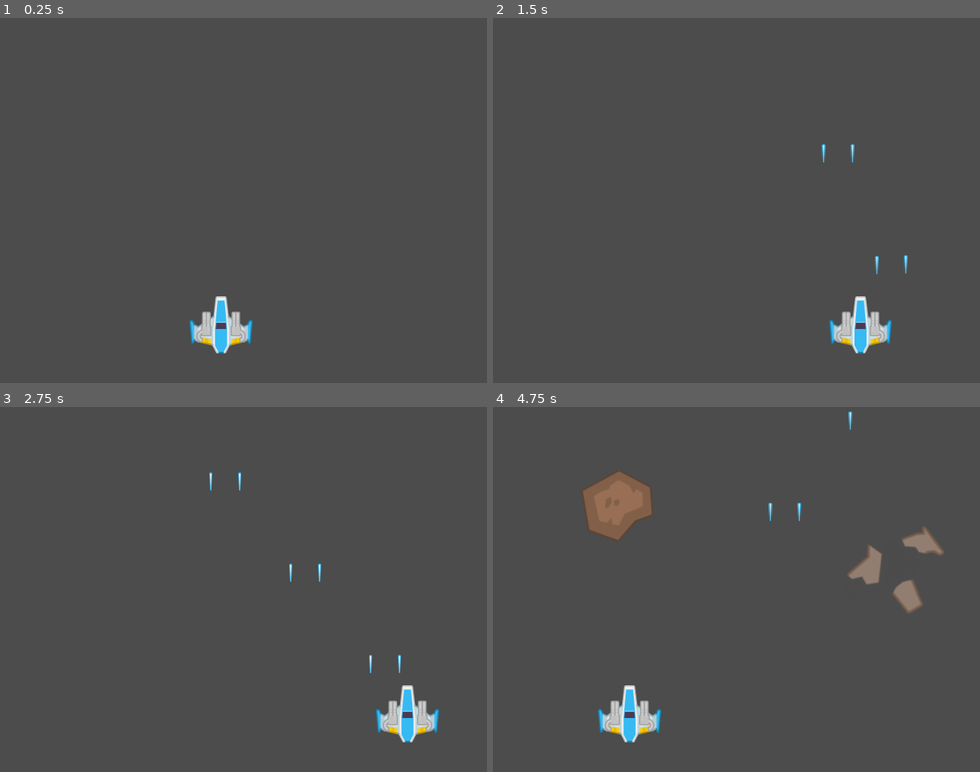
Above: before the commit, frames 1-4 (two rows, left to right).
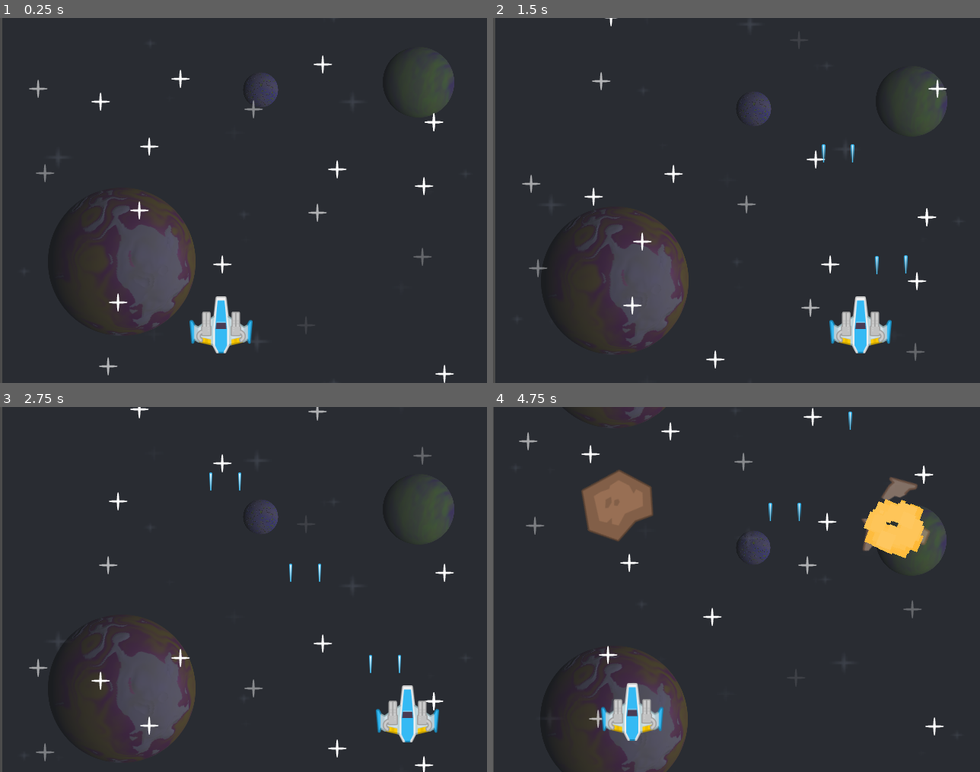
Above: after the commit, the same moments.

Repository: magnoDev/spaceshooter
Game: Godot game, scene res://scenes/main.tscn
Same seed, same stepped clock (60 frames per second), same inputs: the game is played once before the commit and once after it.
Inputs:
- Up to frame 1 (0.25 s): no input
- Up to frame 2 (1.5 s): hold Right (direita) 0.53-1.28 s; hold Space (tiro) 0.53-1.28 s; hold Left (esquerda) from 1.28 s (still down); tap Space (tiro) at 1.35 s
- Up to frame 3 (2.75 s): release Left (esquerda) at 2.03 s; hold Right (direita) from 2.03 s (still down); hold Space (tiro) from 2.03 s (still down)
- Up to frame 4 (4.75 s): release Space (tiro) at 2.78 s; tap Space (tiro) at 2.85, 4.35 s; release Right (direita) at 3.53 s; hold Space (tiro) 3.53-4.28 s; hold Left (esquerda) from 3.53 s (still down)

The runs differ from the first frame. In frame 1, 93% of the frame differs, in the area x 0-100%, y 0-100%; in frame 2, 93%; in frame 3, 93%; in frame 4, 94%.
Error after the commit: Invalid type in function 'play' in base 'AudioStreamPlayer'. Cannot convert argument 1 from String to float. (res://scripts/tiro.gd:10)

Commit message:
Implementando novos efeitos ao jogo

Diff:
--- /dev/null
+++ b/default_bus_layout.tres
@@ -0,0 +1,8 @@
+[gd_resource type="AudioBusLayout" load_steps=2 format=2]
+
+[sub_resource type="AudioEffectRecord" id=3]
+resource_name = "Record"
+
+[resource]
+bus/0/effect/0/effect = SubResource( 3 )
+bus/0/effect/0/enabled = true
--- a/scenes/main.tscn
+++ b/scenes/main.tscn
@@ -1,11 +1,164 @@
-[gd_scene load_steps=3 format=2]
+[gd_scene load_steps=12 format=2]
 
-[ext_resource path="res://scenes/nave.tscn" type="PackedScene" id=1]
-[ext_resource path="res://scenes/gerador_meteoros.tscn" type="PackedScene" id=2]
+[ext_resource path="res://scenes/gerador_meteoros.tscn" type="PackedScene" id=1]
+[ext_resource path="res://scenes/paralax_camera.gd" type="Script" id=2]
+[ext_resource path="res://scenes/nave.tscn" type="PackedScene" id=3]
+[ext_resource path="res://sprites/Backgrounds/blue.png" type="Texture" id=4]
+[ext_resource path="res://sprites/Planet-OGA-pack/Planet2_7.png" type="Texture" id=5]
+[ext_resource path="res://sprites/Planet-OGA-pack/Planet2_15.png" type="Texture" id=6]
+[ext_resource path="res://sprites/Planet-OGA-pack/Planet2_40.png" type="Texture" id=7]
+[ext_resource path="res://sprites/Planet-OGA-pack/Planet_31.png" type="Texture" id=8]
+[ext_resource path="res://sprites/Planet-OGA-pack/Planet_43.png" type="Texture" id=9]
+[ext_resource path="res://sprites/Planet-OGA-pack/Planet_59.png" type="Texture" id=10]
+[ext_resource path="res://sprites/Effects/star1.png" type="Texture" id=11]
 
-[node name="main" type="Node"]
+[node name="main" type="CanvasLayer"]
 
-[node name="nave" parent="." instance=ExtResource( 1 )]
+[node name="gerador_meteoros" parent="." instance=ExtResource( 1 )]
+
+[node name="camera" type="Camera2D" parent="."]
+anchor_mode = 0
+current = true
+script = ExtResource( 2 )
+
+[node name="nave" parent="camera" instance=ExtResource( 3 )]
 position = Vector2( 291.59, 404.967 )
 
-[node name="gerador_meteoros" parent="." instance=ExtResource( 2 )]
+[node name="ParallaxBackground" type="ParallaxBackground" parent="."]
+
+[node name="estrelas2" type="ParallaxLayer" parent="ParallaxBackground"]
+show_behind_parent = true
+motion_scale = Vector2( 0.5, 0.5 )
+motion_mirroring = Vector2( 0, 480 )
+
+[node name="Sprite" type="Sprite" parent="ParallaxBackground/estrelas2"]
+position = Vector2( 324.5, 245.5 )
+scale = Vector2( 2.51172, 1.92578 )
+texture = ExtResource( 4 )
+
+[node name="planetas" type="ParallaxLayer" parent="ParallaxBackground"]
+motion_scale = Vector2( 0.2, 0.2 )
+motion_mirroring = Vector2( 0, 480 )
+
+[node name="Sprite" type="Sprite" parent="ParallaxBackground/planetas"]
+modulate = Color( 1, 1, 1, 0.352941 )
+position = Vector2( 159.899, 315.321 )
+scale = Vector2( 0.306244, 0.306244 )
+texture = ExtResource( 5 )
+
+[node name="Sprite2" type="Sprite" parent="ParallaxBackground/planetas"]
+modulate = Color( 1, 1, 1, 0.352941 )
+position = Vector2( 334.758, 1380.73 )
+scale = Vector2( 0.177585, 0.177585 )
+texture = ExtResource( 6 )
+
+[node name="Sprite3" type="Sprite" parent="ParallaxBackground/planetas"]
+modulate = Color( 1, 1, 1, 0.352941 )
+position = Vector2( 342.672, 89.4541 )
+scale = Vector2( 0.0716295, 0.0716295 )
+texture = ExtResource( 7 )
+
+[node name="Sprite4" type="Sprite" parent="ParallaxBackground/planetas"]
+modulate = Color( 1, 1, 1, 0.352941 )
+position = Vector2( 618.709, 1058.9 )
+scale = Vector2( 0.268403, 0.268403 )
+texture = ExtResource( 8 )
+
+[node name="Sprite5" type="Sprite" parent="ParallaxBackground/planetas"]
+modulate = Color( 1, 1, 1, 0.352941 )
+position = Vector2( 550.154, 79.3481 )
+scale = Vector2( 0.147312, 0.147312 )
+texture = ExtResource( 9 )
+
+[node name="Sprite6" type="Sprite" parent="ParallaxBackground/planetas"]
+modulate = Color( 1, 1, 1, 0.352941 )
+position = Vector2( 103.485, 1590.66 )
+scale = Vector2( 0.336517, 0.336517 )
+texture = ExtResource( 10 )
+
+[node name="estrelas" type="ParallaxLayer" parent="ParallaxBackground"]
+editor/display_folded = true
+motion_mirroring = Vector2( 0, 500 )
+
+[node name="estrela" type="Sprite" parent="ParallaxBackground/estrelas"]
+modulate = Color( 1, 1, 1, 0.588235 )
+position = Vector2( 51, 68 )
+texture = ExtResource( 11 )
+
+[node name="estrela9" type="Sprite" parent="ParallaxBackground/estrelas"]
+position = Vector2( 425, 36 )
+texture = ExtResource( 11 )
+
+[node name="estrela19" type="Sprite" parent="ParallaxBackground/estrelas"]
+modulate = Color( 1, 1, 1, 0.27451 )
+position = Vector2( 556, 289 )
+texture = ExtResource( 11 )
+
+[node name="estrela2" type="Sprite" parent="ParallaxBackground/estrelas"]
+position = Vector2( 133, 85 )
+texture = ExtResource( 11 )
+
+[node name="estrela12" type="Sprite" parent="ParallaxBackground/estrelas"]
+position = Vector2( 444, 174 )
+texture = ExtResource( 11 )
+
+[node name="estrela18" type="Sprite" parent="ParallaxBackground/estrelas"]
+modulate = Color( 1, 1, 1, 0.631373 )
+position = Vector2( 418, 231 )
+texture = ExtResource( 11 )
+
+[node name="estrela16" type="Sprite" parent="ParallaxBackground/estrelas"]
+modulate = Color( 1, 1, 1, 0.0941176 )
+position = Vector2( 403, 379 )
+texture = ExtResource( 11 )
+
+[node name="estrela3" type="Sprite" parent="ParallaxBackground/estrelas"]
+modulate = Color( 1, 1, 1, 0.388235 )
+position = Vector2( 60, 179 )
+texture = ExtResource( 11 )
+
+[node name="estrela11" type="Sprite" parent="ParallaxBackground/estrelas"]
+modulate = Color( 1, 1, 1, 0.439216 )
+position = Vector2( 334, 95 )
+texture = ExtResource( 11 )
+
+[node name="estrela17" type="Sprite" parent="ParallaxBackground/estrelas"]
+position = Vector2( 585, 443 )
+texture = ExtResource( 11 )
+
+[node name="estrela15" type="Sprite" parent="ParallaxBackground/estrelas"]
+position = Vector2( 293, 299 )
+texture = ExtResource( 11 )
+
+[node name="estrela4" type="Sprite" parent="ParallaxBackground/estrelas"]
+position = Vector2( 184, 228 )
+texture = ExtResource( 11 )
+
+[node name="estrela14" type="Sprite" parent="ParallaxBackground/estrelas"]
+modulate = Color( 1, 1, 1, 0.654902 )
+position = Vector2( 143, 433 )
+texture = ExtResource( 11 )
+
+[node name="estrela10" type="Sprite" parent="ParallaxBackground/estrelas"]
+position = Vector2( 558, 196 )
+texture = ExtResource( 11 )
+
+[node name="estrela5" type="Sprite" parent="ParallaxBackground/estrelas"]
+position = Vector2( 197, 144 )
+texture = ExtResource( 11 )
+
+[node name="estrela13" type="Sprite" parent="ParallaxBackground/estrelas"]
+position = Vector2( 156, 349 )
+texture = ExtResource( 11 )
+
+[node name="estrela8" type="Sprite" parent="ParallaxBackground/estrelas"]
+position = Vector2( 571, 112 )
+texture = ExtResource( 11 )
+
+[node name="estrela6" type="Sprite" parent="ParallaxBackground/estrelas"]
+position = Vector2( 238, 55 )
+texture = ExtResource( 11 )
+
+[node name="estrela7" type="Sprite" parent="ParallaxBackground/estrelas"]
+position = Vector2( 571, 112 )
+texture = ExtResource( 11 )
--- a/scenes/meteoro.tscn
+++ b/scenes/meteoro.tscn
@@ -17,7 +17,7 @@
 "times": PoolRealArray( 0, 0.3 ),
 "transitions": PoolRealArray( 1, 1 ),
 "update": 0,
-"values": [ Color( 0.615686, 0.839216, 0.94902, 1 ), Color( 1, 1, 1, 1 ) ]
+"values": [ Color( 0.960784, 0.227451, 0.227451, 1 ), Color( 1, 1, 1, 1 ) ]
 }
 
 [sub_resource type="Animation" id=2]
@@ -34,6 +34,18 @@
 "update": 0,
 "values": [ Color( 1, 1, 1, 1 ) ]
 }
+tracks/1/type = "value"
+tracks/1/path = NodePath("particles:emitting")
+tracks/1/interp = 1
+tracks/1/loop_wrap = true
+tracks/1/imported = false
+tracks/1/enabled = true
+tracks/1/keys = {
+"times": PoolRealArray( 0 ),
+"transitions": PoolRealArray( 1 ),
+"update": 1,
+"values": [ false ]
+}
 
 [sub_resource type="Animation" id=3]
 resource_name = "morri"
@@ -47,7 +59,7 @@
 "times": PoolRealArray( 0, 1 ),
 "transitions": PoolRealArray( 1, 1 ),
 "update": 0,
-"values": [ Vector2( 1, 1 ), Vector2( 2, 2 ) ]
+"values": [ Vector2( 1, 1 ), Vector2( 1.5, 1.5 ) ]
 }
 tracks/1/type = "value"
 tracks/1/path = NodePath("sprite:modulate")
@@ -87,6 +99,49 @@
 "update": 1,
 "values": [ ExtResource( 2 ), ExtResource( 3 ) ]
 }
+tracks/4/type = "value"
+tracks/4/path = NodePath("particles:emitting")
+tracks/4/interp = 1
+tracks/4/loop_wrap = true
+tracks/4/imported = false
+tracks/4/enabled = true
+tracks/4/keys = {
+"times": PoolRealArray( 0 ),
+"transitions": PoolRealArray( 1 ),
+"update": 1,
+"values": [ true ]
+}
+
+[sub_resource type="Gradient" id=4]
+offsets = PoolRealArray( 0, 0.202381, 0.77381, 1 )
+colors = PoolColorArray( 1, 1, 1, 1, 1, 0.872437, 0.628906, 1, 1, 0.65625, 0, 1, 1, 0, 0, 0.196078 )
+
+[sub_resource type="GradientTexture" id=5]
+gradient = SubResource( 4 )
+
+[sub_resource type="Curve" id=6]
+_data = [ Vector2( 0, 1 ), 0.0, 0.0, 0, 0, Vector2( 1, 1 ), 0.0, 0.0, 0, 0 ]
+
+[sub_resource type="CurveTexture" id=7]
+curve = SubResource( 6 )
+
+[sub_resource type="ParticlesMaterial" id=8]
+flag_disable_z = true
+spread = 180.0
+flatness = 1.0
+gravity = Vector3( 0, 0, 0 )
+initial_velocity = 80.0
+initial_velocity_random = 0.5
+orbit_velocity = 0.0
+orbit_velocity_random = 0.0
+scale = 25.0
+scale_random = 1.0
+scale_curve = SubResource( 7 )
+color_ramp = SubResource( 5 )
+anim_speed = 128.0
+anim_speed_random = 1.0
+anim_offset = 1.0
+anim_offset_random = 1.0
 
 [node name="meteoro" type="Area2D"]
 script = ExtResource( 1 )
@@ -103,3 +158,13 @@
 anims/hit = SubResource( 1 )
 anims/idle = SubResource( 2 )
 anims/morri = SubResource( 3 )
+
+[node name="particles" type="Particles2D" parent="."]
+emitting = false
+amount = 100
+lifetime = 0.7
+one_shot = true
+explosiveness = 0.85
+randomness = 1.0
+visibility_rect = Rect2( 0, 0, 0, 0 )
+process_material = SubResource( 8 )
--- /dev/null
+++ b/scenes/paralax_camera.gd
@@ -0,0 +1,31 @@
+extends Camera2D
+
+# Declare member variables here. Examples:
+# var a = 2
+# var b = "text"
+
+var shake = 0
+var velocidade = 100
+
+# Called when the node enters the scene tree for the first time.
+func _ready():
+	set_process(true)
+	pass # Replace with function body.
+
+# Called every frame. 'delta' is the elapsed time since the previous frame.
+#func _process(delta):
+#	pass
+
+func _process(delta):
+	set_offset(get_offset() + Vector2(0, -1) * velocidade * delta)
+
+	if shake > 0:
+		set_position(Vector2(cos(rad2deg(shake)), sin(rad2deg(shake))) * rand_range(2, 5))
+		shake -= delta
+	else:
+		set_position(Vector2(0,0))
+	pass
+
+func _shake():
+	shake = rand_range(0.3, 0.7)
+	pass
--- a/scenes/tiro.tscn
+++ b/scenes/tiro.tscn
@@ -1,7 +1,8 @@
-[gd_scene load_steps=4 format=2]
+[gd_scene load_steps=5 format=2]
 
 [ext_resource path="res://scripts/tiro.gd" type="Script" id=1]
 [ext_resource path="res://sprites/Lasers/laserBlue01.png" type="Texture" id=2]
+[ext_resource path="res://samples/tiro.wav" type="AudioStream" id=3]
 
 [sub_resource type="CapsuleShape2D" id=1]
 radius = 1.77457
@@ -19,4 +20,7 @@
 [node name="CollisionShape2D" type="CollisionShape2D" parent="."]
 position = Vector2( 3.05176e-05, -11.429 )
 shape = SubResource( 1 )
+
+[node name="AudioStreamPlayer" type="AudioStreamPlayer" parent="."]
+stream = ExtResource( 3 )
 [connection signal="area_entered" from="." to="." method="_on_tiro_area_entered"]
--- a/scripts/game.gd
+++ b/scripts/game.gd
@@ -13,3 +13,6 @@
 # Called every frame. 'delta' is the elapsed time since the previous frame.
 #func _process(delta):
 #	pass
+
+func getCamera():
+	return get_tree().get_root().get_node("main").get_node("camera")
--- a/scripts/meteoro.gd
+++ b/scripts/meteoro.gd
@@ -27,8 +27,11 @@
 	get_node("animacao").play("hit")
 	vida -= valor
 	if vida <= 0:
+		set_process(false)
+		set_z_index(10);
 		remove_from_group(game.GRUPO_INIMIGO)
 		get_node("animacao").play("morri")
+		game.getCamera()._shake()
 	pass
 # Called every frame. 'delta' is the elapsed time since the previous frame.
 #func _process(delta):
--- a/scripts/tiro.gd
+++ b/scripts/tiro.gd
@@ -7,6 +7,7 @@
 # Called when the node enters the scene tree for the first time.
 func _ready():
 	set_process(true)
+	get_node("AudioStreamPlayer").play("tiro")
 	pass # Replace with function body.
 
 func _process(delta):
Not shown, added: samples/tiro.wav.import
Not shown: 1 places in scenes/meteoro.tscn that only renumber resources
Binary file added: sprites/Backgrounds/black.png
Not shown, added: sprites/Backgrounds/black.png.import
Binary file added: sprites/Backgrounds/blue.png
Not shown, added: sprites/Backgrounds/blue.png.import
Binary file added: sprites/Backgrounds/darkPurple.png
Not shown, added: sprites/Backgrounds/darkPurple.png.import
Binary file added: sprites/Backgrounds/purple.png
Not shown, added: sprites/Backgrounds/purple.png.import
Binary file added: sprites/Planet-OGA-pack/Planet2_15.png
Not shown, added: sprites/Planet-OGA-pack/Planet2_15.png.import
(and 12 more such lines)
